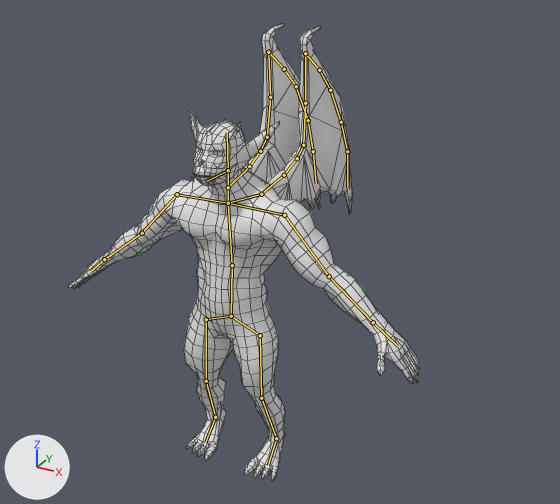
What one commit did to the Blender file gargole.blend.
The view is the same before and after, from a 50 mm lens placed at (6.62, -9.23, 9.32), pointed at (0.42, 2.05, 3.67). Every picture has the same lights, and +X, +Y and +Z are marked at lower left. The bones that bend it are drawn over the model as lines. Mesh edges are drawn as thin lines.

The first picture shows 'Gargoyle_1'.
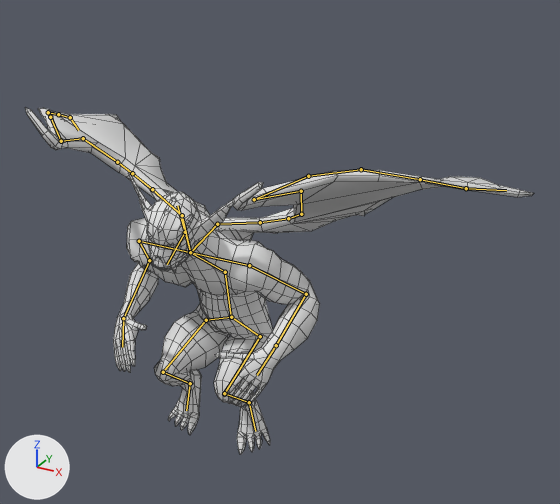
The newer file adds an action. The first version stands in its rest pose; the second is drawn at frame 80 of the action 'PatrolFly'.

Changed parts and their boxes [x1, y1, x2, y2] in the pictures (560 x 504 px):
'Gargoyle_1', posed (44% wider, 24% shorter): before [68, 23, 421, 481]; after [25, 107, 534, 455]
bone 'Torso', root to tip: before (231, 316) to (232, 265); after (231, 317) to (225, 272)
bone 'chest', root to tip: before (232, 265) to (228, 203); after (225, 272) to (190, 252)
bone 'right_arm', root to tip: before (284, 215) to (329, 276); after (249, 265) to (306, 294)
bone 'right_forearm', root to tip: before (329, 276) to (373, 322); after (306, 294) to (276, 345)
bone 'right_hand', root to tip: before (373, 322) to (397, 346); after (276, 345) to (257, 375)
bone 'left_arm', root to tip: before (177, 194) to (142, 233); after (139, 241) to (149, 260)
bone 'left_forearm', root to tip: before (142, 233) to (104, 259); after (149, 260) to (123, 318)
bone 'left_hand', root to tip: before (104, 259) to (90, 271); after (123, 318) to (122, 347)
bone 'neck', root to tip: before (228, 203) to (228, 170); after (190, 252) to (185, 232)
bone 'Bone.022', root to tip: before (261, 194) to (284, 175); after (217, 224) to (260, 222)
bone 'Bone.026', root to tip: before (305, 103) to (305, 53); after (301, 191) to (254, 199)
bone 'Bone.027', root to tip: before (305, 53) to (319, 70); after (254, 199) to (308, 176)
bone 'Bone.033', root to tip: before (319, 70) to (330, 90); after (308, 176) to (361, 169)
bone 'Bone.034', root to tip: before (330, 90) to (341, 122); after (361, 169) to (420, 179)
bone 'Bone.035', root to tip: before (341, 122) to (347, 151); after (420, 179) to (466, 188)
bone 'Bone.036', root to tip: before (347, 151) to (347, 187); after (466, 188) to (506, 190)
bone 'Bone.028', root to tip: before (228, 187) to (249, 166); after (182, 215) to (152, 189)
bone 'Bone.032', root to tip: before (270, 97) to (268, 52); after (83, 138) to (61, 141)
bone 'Bone.037', root to tip: before (268, 52) to (284, 69); after (61, 141) to (50, 117)
bone 'Bone.038', root to tip: before (284, 69) to (296, 86); after (50, 117) to (48, 112)
bone 'Bone.039', root to tip: before (296, 86) to (308, 120); after (48, 112) to (58, 114)
bone 'Bone.040', root to tip: before (308, 120) to (313, 151); after (58, 114) to (70, 117)
bone 'Bone.041', root to tip: before (313, 151) to (316, 183); after (70, 117) to (78, 130)
bone 'left_thigh', root to tip: before (206, 319) to (206, 381); after (206, 320) to (163, 372)
bone 'left_calf', root to tip: before (206, 381) to (215, 417); after (163, 372) to (190, 383)
bone 'right_thigh', root to tip: before (260, 335) to (261, 398); after (260, 336) to (224, 393)
bone 'right_calf', root to tip: before (261, 398) to (276, 438); after (224, 393) to (249, 402)

What the commit changed:
Bone 'Torso' (bone_torso) moves from (0.0, 0.0, 0.0) to (-0.01, -0.02, 0.0).
Bone 'Torso' (bone_torso) turns from (0, 0, 0) to (12, 0, 0) degrees about its own x, y and z.
Bone 'chest' (bone_chest) turns from (0, 0, 0) to (40, 0, 0) degrees about its own x, y and z.
Bone 'right_arm' (bone_right_arm) turns from (0, 0, 0) to (3, -14, -15) degrees about its own x, y and z.
Bone 'right_forearm' (bone_right_forearm) moves from (0.0, 0.0, 0.0) to (0.01, 0.05, -0.09).
Bone 'right_forearm' (bone_right_forearm) turns from (0, 0, 0) to (109, 2, 10) degrees about its own x, y and z.
Bone 'right_hand' (bone_right_hand) turns from (0, 0, 0) to (-3, -9, -23) degrees about its own x, y and z.
Bone 'left_arm' (bone_left_arm) turns from (0, 0, 0) to (5, -14, 19) degrees about its own x, y and z.
Bone 'left_forearm' (bone_left_forearm) moves from (0.0, 0.0, 0.0) to (-0.05, 0.03, -0.08).
Bone 'left_forearm' (bone_left_forearm) turns from (0, 0, 0) to (102, 17, -3) degrees about its own x, y and z.
Bone 'left_hand' (bone_left_hand) turns from (0, 0, 0) to (2, -26, 16) degrees about its own x, y and z.
Bone 'neck' (bone_neck) turns from (0, 0, 0) to (-20, -3, -11) degrees about its own x, y and z.
Bone 'Bone.022' (bone_bone_022) turns from (0, 0, 0) to (-2, -13, -75) degrees about its own x, y and z.
Bone 'Bone.026' (bone_bone_026) turns from (0, 0, 0) to (38, 24, -6) degrees about its own x, y and z.
Bone 'Bone.027' (bone_bone_027) turns from (0, 0, 0) to (0, 4, -6) degrees about its own x, y and z.
Bone 'Bone.033' (bone_bone_033) turns from (0, 0, 0) to (-1, 10, -13) degrees about its own x, y and z.
Bone 'Bone.034' (bone_bone_034) turns from (0, 0, 0) to (12, 15, -4) degrees about its own x, y and z.
Bone 'Bone.035' (bone_bone_035) turns from (0, 0, 0) to (-1, 7, -5) degrees about its own x, y and z.
Bone 'Bone.036' (bone_bone_036) turns from (0, 0, 0) to (3, 4, 2) degrees about its own x, y and z.
Bone 'Bone.028' (bone_bone_028) turns from (0, 0, 0) to (25, -9, 57) degrees about its own x, y and z.
Bone 'Bone.032' (bone_bone_032) turns from (0, 0, 0) to (40, -21, -23) degrees about its own x, y and z.
Bone 'Bone.037' (bone_bone_037) turns from (0, 0, 0) to (-5, -11, 17) degrees about its own x, y and z.
Bone 'Bone.038' (bone_bone_038) turns from (0, 0, 0) to (-4, -9, 20) degrees about its own x, y and z.
Bone 'Bone.039' (bone_bone_039) turns from (0, 0, 0) to (-3, -15, 1) degrees about its own x, y and z.
Bone 'Bone.040' (bone_bone_040) turns from (0, 0, 0) to (5, -9, -4) degrees about its own x, y and z.
Bone 'Bone.041' (bone_bone_041) turns from (0, 0, 0) to (15, -33, 1) degrees about its own x, y and z.
Bone 'left_thigh' (bone_left_thigh) moves from (0.0, 0.0, 0.0) to (-0.1, 0.02, 0.0).
Bone 'left_thigh' (bone_left_thigh) turns from (0, 0, 0) to (2, 2, 72) degrees about its own x, y and z.
Bone 'left_calf' (bone_left_calf) moves from (0.0, 0.0, 0.0) to (0.01, 0.02, 0.0).
Bone 'left_calf' (bone_left_calf) turns from (0, 0, 0) to (6, -2, -101) degrees about its own x, y and z.
Bone 'right_thigh' (bone_right_thigh) moves from (0.0, 0.0, 0.0) to (0.1, 0.02, 0.0).
Bone 'right_thigh' (bone_right_thigh) turns from (0, 0, 0) to (1, -27, -69) degrees about its own x, y and z.
Bone 'right_calf' (bone_right_calf) moves from (0.0, 0.0, 0.0) to (0.0, -0.02, 0.0).
Bone 'right_calf' (bone_right_calf) turns from (0, 0, 0) to (25, -32, 87) degrees about its own x, y and z.
